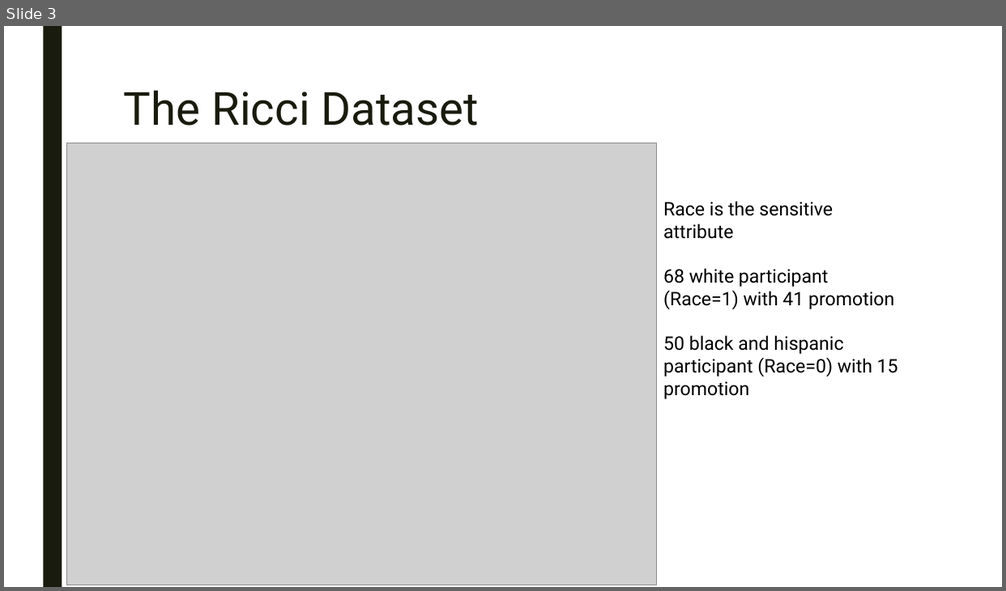
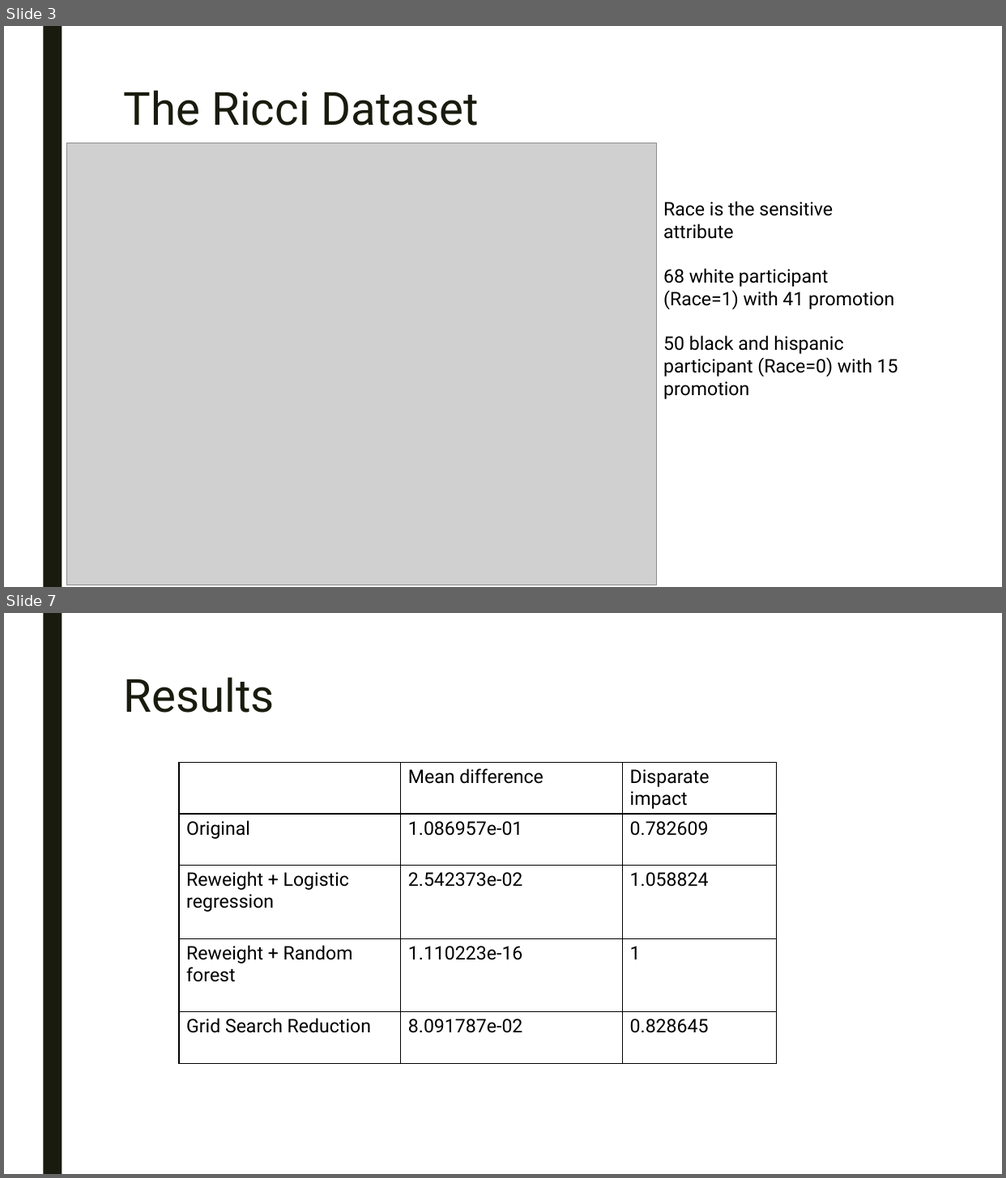
Before and after one commit to Isyohan/Fairness_IA_Project, a slide deck: Présentation.pptx. Shown one above the other, each under a label of ours: slide 3 before the commit, slides 3 and 7 after it; the slides between them are not shown. The pictures are 1006x591 and 1006x1178 pixels, drawn with LibreOffice and Linux fonts; fonts in the diff are those of the drawing; grey boxes stand for pictures. Boxes give left, top, right and bottom in pixels: in the first picture for what was removed or moved away, otherwise in the second. Text is boxed around its words. In the diff, an @@ line names an element or a change of style, - is before the commit and + after.

```diff
--- a/Présentation.pptx
+++ b/Présentation.pptx
@@ slide 7 added at [4, 613, 1002, 1174], background #FFFFFF; not listed: 1 template element that a slide beside it also shows @@
@@ title added at [124, 677, 275, 713], 44 pt, text #191B0E @@
+Results
@@ table added at [179, 763, 777, 1048], 5 rows, 3 columns @@
+ | Mean difference | Disparate impact
+Original | 1.086957e-01 | 0.782609
+Reweight + Logistic regression | 2.542373e-02 | 1.058824
+Reweight + Random forest | 1.110223e-16 | 1
+Grid Search Reduction | 8.091787e-02 | 0.828645
```
Also in this commit, not shown: 3 other slides added.
